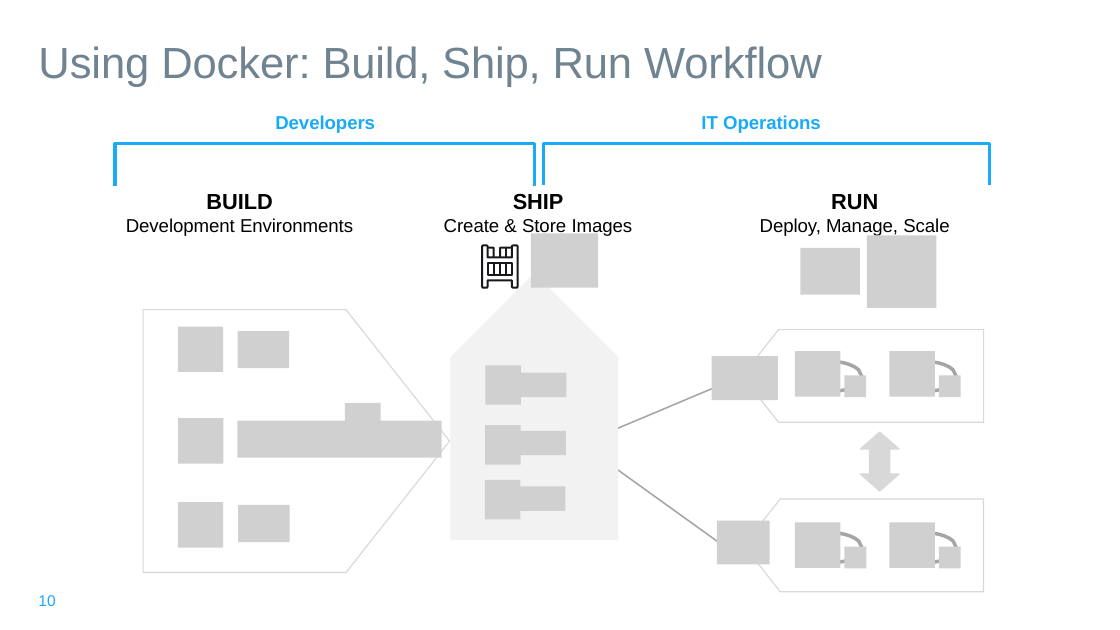
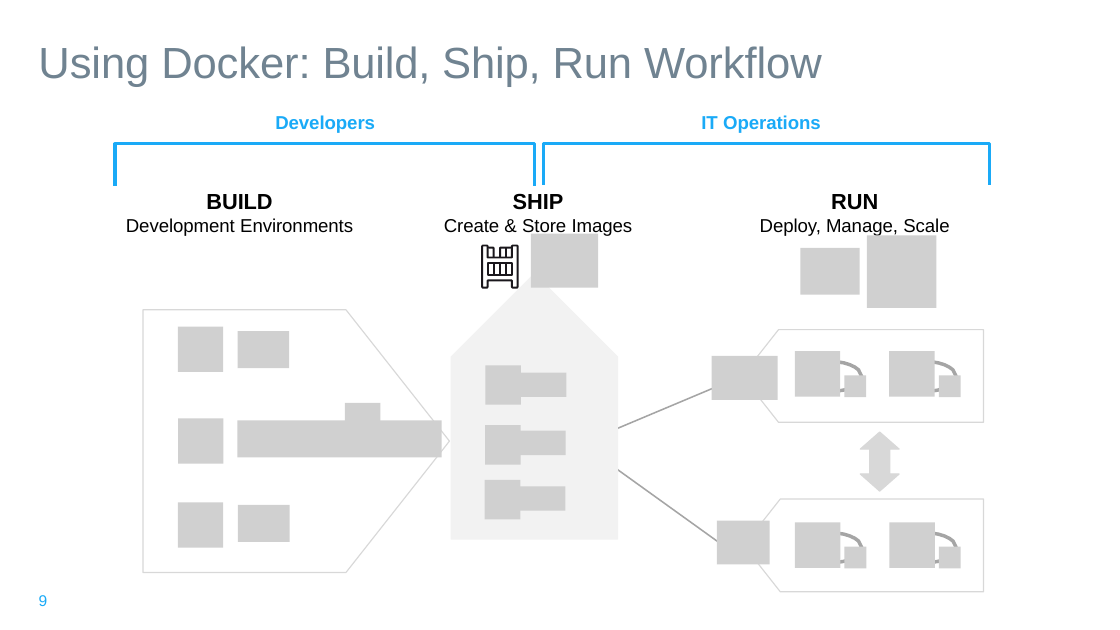
Before and after one commit to falcon-sky/containerization, a slide deck: slide 9 of Docker/Day1/docker_understanding.pptx (slide 10 before the commit). Drawn at 1120x630 pixels with LibreOffice and Linux fonts; fonts in the diff are those of the drawing; grey boxes stand for pictures; background and template pictures are left out. Boxes give left, top, right and bottom in pixels: in the first picture for what was removed or moved away, otherwise in the second. Text is boxed around its words. In the diff, an @@ line names an element or a change of style, - is before the commit and + after.

Commit message:
training docker

```diff
--- a/Docker/Day1/docker_understanding.pptx
+++ b/Docker/Day1/docker_understanding.pptx
@@ page number removed at bbox=[38, 595, 55, 606] @@
-10
@@ page number added at bbox=[39, 595, 48, 606], 10 pt, text #1AAAF7 @@
+9
```
Also in this commit, not shown: 20 other slides changed, 1 slide added, 1 slide removed, 16 other files.
